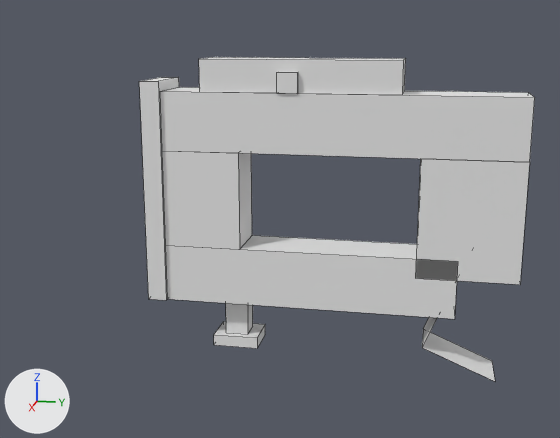
Two versions of the OBJ model src/main/resources/assets/mareeletrica/models/block/paint_sniper_body_2.obj, one commit apart.
Camera for both pictures: a 50 mm camera at (2.102, -0.916, 0.768) aimed at (0.503, -1.236, 0.368). Every picture has the same lights, and +X, +Y and +Z are marked at lower left. The older version comes first. Mesh edges are drawn as thin lines. Where no turn or scale is listed for an object, it has been applied to the vertices. Vertices at exactly the same position are counted once.

The older version as bpy lines, for what is in view:
```python
me_paint_sniper_body_2 = bpy.data.meshes.new('paint_sniper_body_2')
me_paint_sniper_body_2.from_pydata(...)  # 72 vertices, 54 faces; spans x 0.434..0.566, y -1.519..-0.735, z 0.054..0.707
me_paint_sniper_body_2.materials.append(mat_paint)  # its picture is missing
ob_paint_sniper_body_2 = bpy.data.objects.new('paint_sniper_body_2', me_paint_sniper_body_2)
ob_paint_sniper_body_2.location = (0.0, 0.0, 0.0)
```
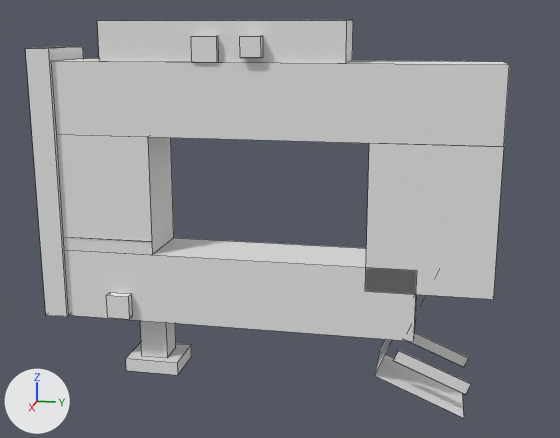
Where the change shows, as pixel boxes [x1, y1, x2, y2] in the pictures (560 x 438 px; the box of a moved part takes in the faces that stretch with it):
'paint_sniper_body_2', reshaped (22% wider, 23% taller): before [139, 57, 535, 381]; after [25, 20, 509, 418]
part 1 of me_paint_sniper_body_2, moved or reshaped: before [160, 87, 535, 319]; after [52, 58, 509, 341]
part 2 of me_paint_sniper_body_2, moved or reshaped: before [422, 317, 495, 381]; after [375, 339, 464, 418]
part 3 of me_paint_sniper_body_2, added: after [97, 20, 353, 63]
part 4 of me_paint_sniper_body_2, added: after [140, 321, 176, 358]
part 5 of me_paint_sniper_body_2, added: after [191, 36, 219, 63]
part 6 of me_paint_sniper_body_2, added: after [25, 47, 84, 317]
part 7 of me_paint_sniper_body_2, added: after [126, 343, 191, 375]
part 8 of me_paint_sniper_body_2, added: after [240, 36, 263, 58]
part 9 of me_paint_sniper_body_2, added: after [106, 292, 133, 319]
part 10 of me_paint_sniper_body_2, deleted: before [199, 57, 406, 95]
part 11 of me_paint_sniper_body_2, deleted: before [214, 321, 265, 348]
part 12 of me_paint_sniper_body_2, deleted: before [226, 303, 253, 334]
part 13 of me_paint_sniper_body_2, deleted: before [277, 72, 298, 94]
part 14 of me_paint_sniper_body_2, added: after [393, 332, 471, 394]
part 15 of me_paint_sniper_body_2, moved or reshaped: before [139, 77, 179, 300]; after [77, 237, 151, 242]

The change, as a diff of the scene's bpy script:
```diff
--- a/src/main/resources/assets/mareeletrica/models/block/paint_sniper_body_2.obj.py
+++ b/src/main/resources/assets/mareeletrica/models/block/paint_sniper_body_2.obj.py
@@ me_paint_sniper_body_2 @@
 # used by ob_paint_sniper_body_2; location = (0.0, 0.0, 0.0)
-me_paint_sniper_body_2.from_pydata(...)  # 72 vertices, 54 faces; spans x 0.434..0.566, y -1.519..-0.735, z 0.054..0.707
+me_paint_sniper_body_2.from_pydata(...)  # 164 vertices, 103 faces; spans x 0.413..0.592, y -1.76..-0.786, z -0.028..0.783
+# me_paint_sniper_body_2 part 1: the loose piece of 26 vertices spanning x 0.442..0.558, y -1.478..-0.735, z 0.188..0.641 is scaled about its middle by 1.24, then moved by (0.0, -0.141, 0.005)
+# me_paint_sniper_body_2 part 2: the loose piece of 6 vertices spanning x 0.446..0.554, y -0.922..-0.77, z 0.054..0.422 is scaled about its middle by 1.24, then moved by (0.0, -0.078, -0.038)
+# me_paint_sniper_body_2 part 3: a new loose piece, a box spanning x 0.438..0.562, y -1.606..-1.094, z 0.701..0.783, in mat_paint (its picture is missing)
+# me_paint_sniper_body_2 part 4: a new loose piece, a box spanning x 0.469..0.531, y -1.555..-1.494, z 0.035..0.138, in mat_paint (its picture is missing)
+# me_paint_sniper_body_2 part 5: a new loose piece, a box spanning x 0.562..0.577, y -1.401..-1.35, z 0.701..0.753, in mat_paint (its picture is missing)
+# me_paint_sniper_body_2 part 6: a new loose piece, a box spanning x 0.418..0.582, y -1.76..-1.709, z 0.138..0.727, in mat_paint (its picture is missing)
+# me_paint_sniper_body_2 part 7: a new loose piece, a box spanning x 0.449..0.551, y -1.586..-1.463, z 0.004..0.035, in mat_paint (its picture is missing)
+# me_paint_sniper_body_2 part 8: a new loose piece, a box spanning x 0.564..0.587, y -1.299..-1.258, z 0.712..0.753, in mat_paint (its picture is missing)
+# me_paint_sniper_body_2 part 9: a new loose piece, a box spanning x 0.572..0.592, y -1.606..-1.555, z 0.148..0.199, in mat_paint (its picture is missing)
+# me_paint_sniper_body_2 part 10: the loose piece of 8 vertices spanning x 0.451..0.549, y -1.395..-0.983, z 0.641..0.707 is deleted
+# me_paint_sniper_body_2 part 11: the loose piece of 8 vertices spanning x 0.459..0.541, y -1.379..-1.28, z 0.08..0.105 is deleted
+# me_paint_sniper_body_2 part 12: the loose piece of 8 vertices spanning x 0.475..0.525, y -1.354..-1.305, z 0.105..0.188 is deleted
+# me_paint_sniper_body_2 part 13: the loose piece of 8 vertices spanning x 0.549..0.562, y -1.23..-1.189, z 0.641..0.683 is deleted
+# me_paint_sniper_body_2 part 14: 44 vertices added at x 0.431..0.569, y -0.98..-0.818, z 0.027..0.63
+# me_paint_sniper_body_2 part 15: 8 vertices removed from x 0.434..0.566, y -1.519..-1.478, z 0.188..0.662; 8 vertices added at x 0.426..0.574, y -1.709..-1.504, z 0.302..0.322
+# other edits to the shape of me_paint_sniper_body_2 do not show in these pictures
 me_paint_sniper_body_2.materials.append(mat_paint)
```
